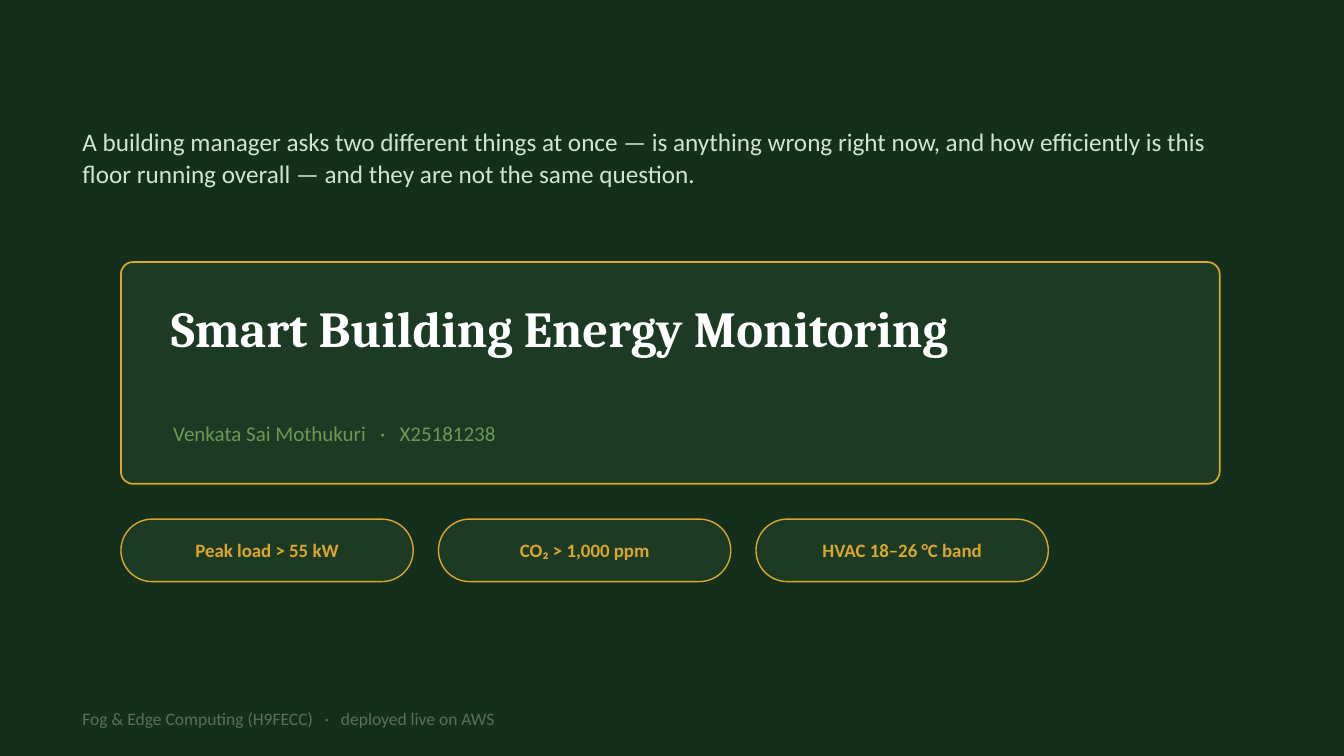
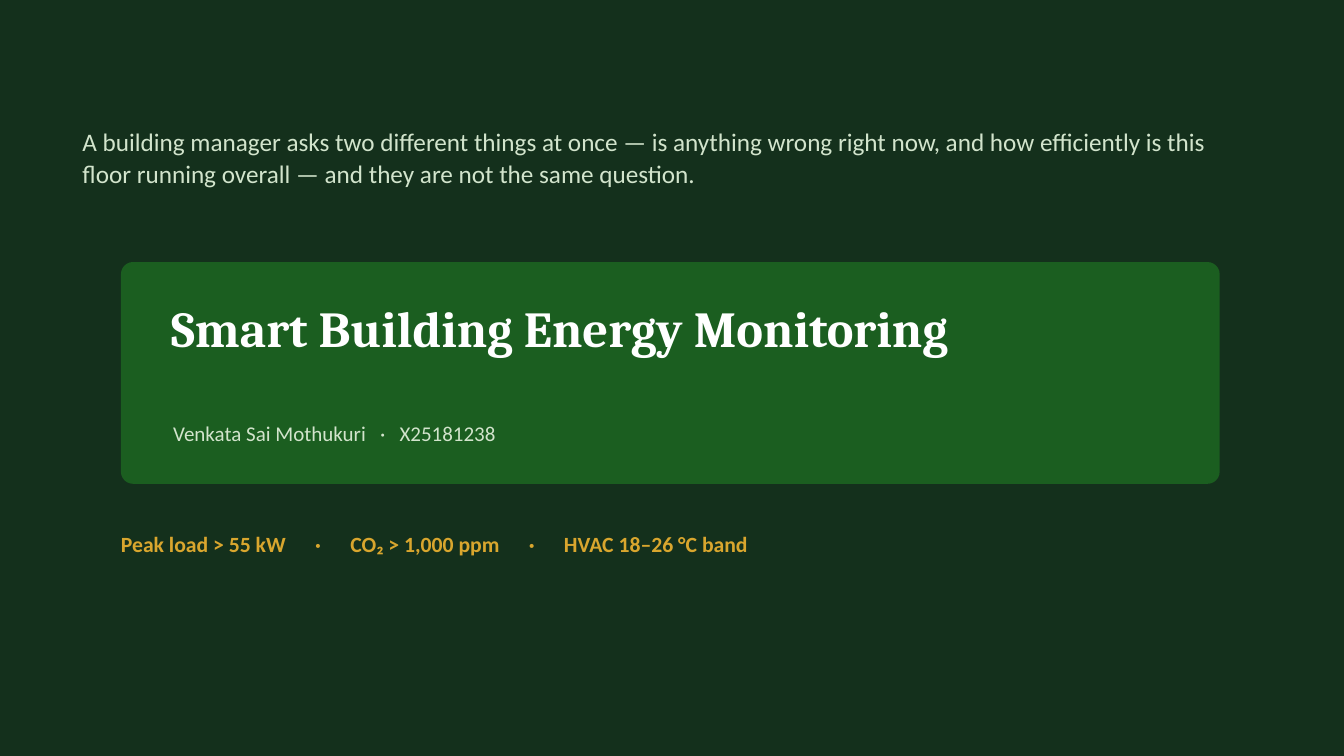
Before and after one commit to valletivarish/FEC_version_2, a slide deck: slide 1 of ppt/VenkataSaiMothukuri_X25181238_smart-building-energy.pptx. Drawn at 1344x756 pixels with LibreOffice and Linux fonts; fonts in the diff are those of the drawing. Boxes give left, top, right and bottom in pixels: in the first picture for what was removed or moved away, otherwise in the second. Text is boxed around its words. In the diff, an @@ line names an element or a change of style, - is before the commit and + after.

Commit message:
Vary the cover text/theme so title slides stop looking alike
The covers shared a dark theme, identical amber pill chips, and an identical
footer line -- so they read as one template. Now: removed the repeated footer
(the brief's slide-1 spec is only project name + name + one-line problem); mixed
light and dark cover themes (8 light / 18 dark); and gave the motivation cues
four interchangeable styles (outlined pills / solid chips / inline tag line /
stat-square markers) with per-deck accent colours. Accent TEXT is forced bright
on dark and dark-green on light for guaranteed contrast. All 26 validate and
render clean; 52 files re-staged in tmp/.

```diff
--- a/ppt/VenkataSaiMothukuri_X25181238_smart-building-energy.pptx
+++ b/ppt/VenkataSaiMothukuri_X25181238_smart-building-energy.pptx
@@ rounded rectangle at [121,262,1220,484]: fill #1C3A24 to #1B5E20; outline #D9A62E 1.25 pt to none @@
@@ text "Venkata Sai Mothukuri · X25181238" at [173,426,496,441]: text colour #6A9A52 to #D2E4CC @@
@@ text at [121,536,748,556]: text changed; size 13.5 to 15.5 pt @@
-HVAC 18–26 °C band
+Peak load > 55 kW · CO₂ > 1,000 ppm · HVAC 18–26 °C band
@@ rounded rectangle removed at [121,519,413,582] @@
@@ rounded rectangle removed at [439,519,731,582] @@
@@ rounded rectangle removed at [756,519,1049,582] @@
@@ text removed at [195,543,339,557] @@
-Peak load > 55 kW
@@ text removed at [520,544,650,560] @@
-CO₂ > 1,000 ppm
@@ text removed at [82,713,494,728] @@
-Fog & Edge Computing (H9FECC) · deployed live on AWS
```
Also in this commit, not shown: 25 other files.
